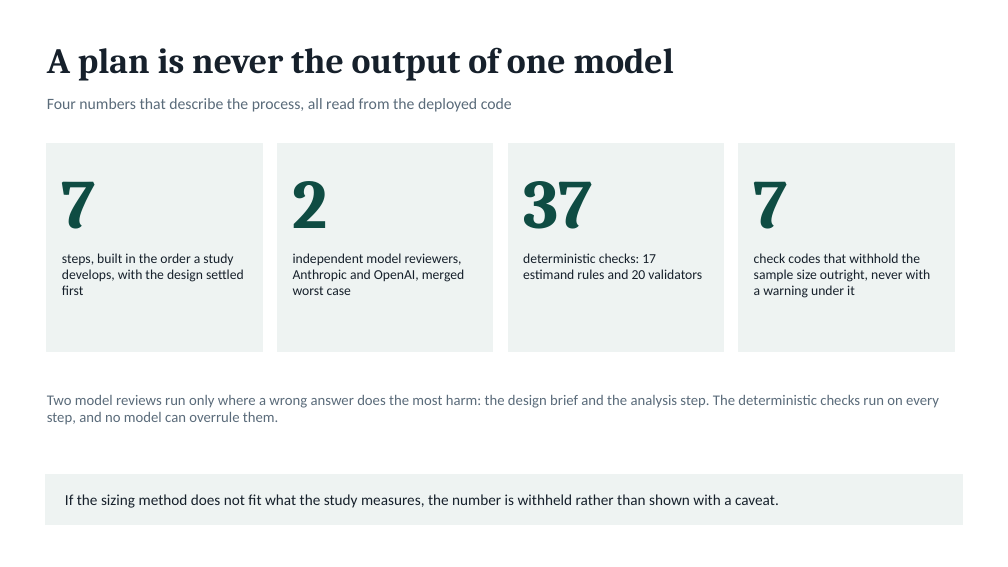
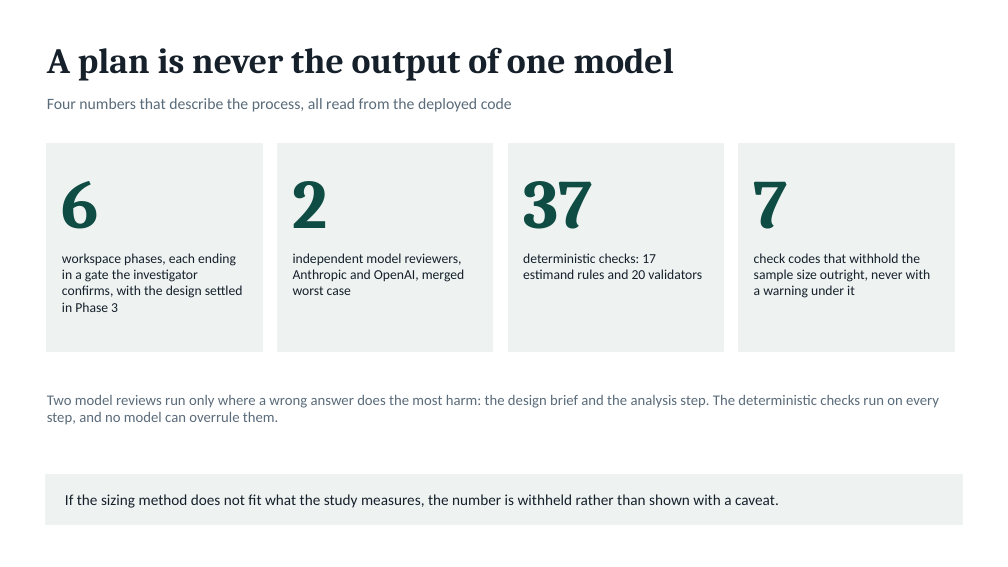
Before and after one commit to juleonr/Juleonrabbani-website, a slide deck: slide 2 of docs/Mallard Study Design Process - leaders deck.pptx. Drawn at 1008x567 pixels with LibreOffice and Linux fonts; fonts in the diff are those of the drawing. Boxes give left, top, right and bottom in pixels: in the first picture for what was removed or moved away, otherwise in the second. Text is boxed around its words. In the diff, an @@ line names an element or a change of style, - is before the commit and + after.

```diff
--- a/docs/Mallard Study Design Process - leaders deck.pptx
+++ b/docs/Mallard Study Design Process - leaders deck.pptx
@@ text at (62,181,99,229): text changed @@
-7
+6
@@ text at (62,253,243,312): text changed @@
-steps, built in the order a study develops, with the design settled first
+workspace phases, each ending in a gate the investigator confirms, with the design settled in Phase 3
```
Also in this commit, not shown: 4 other slides changed, 1 slide added, 1 slide removed, 15 other files.
